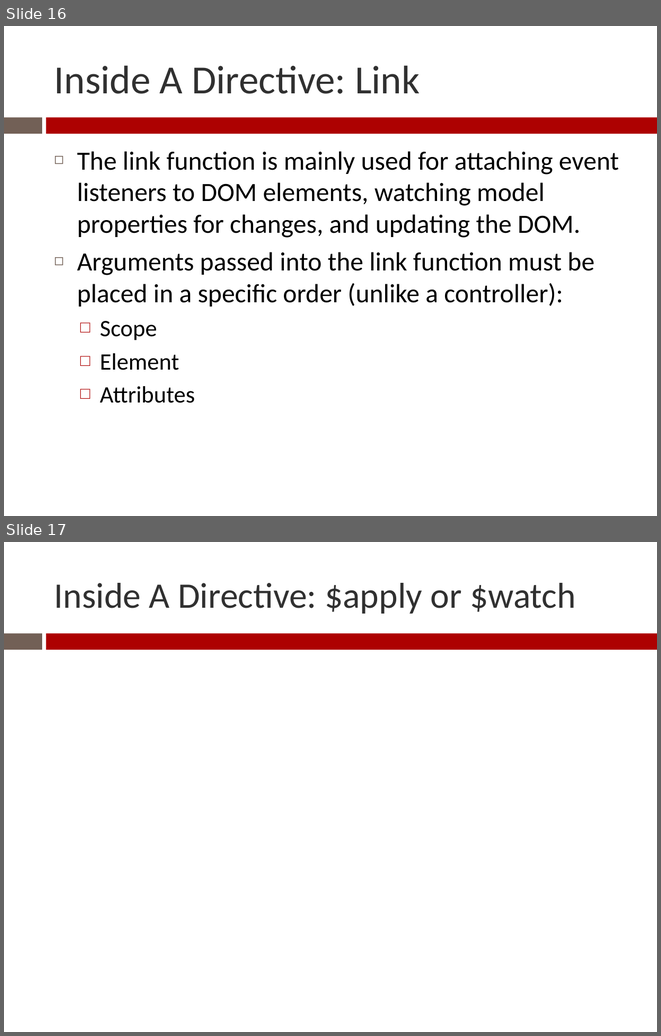
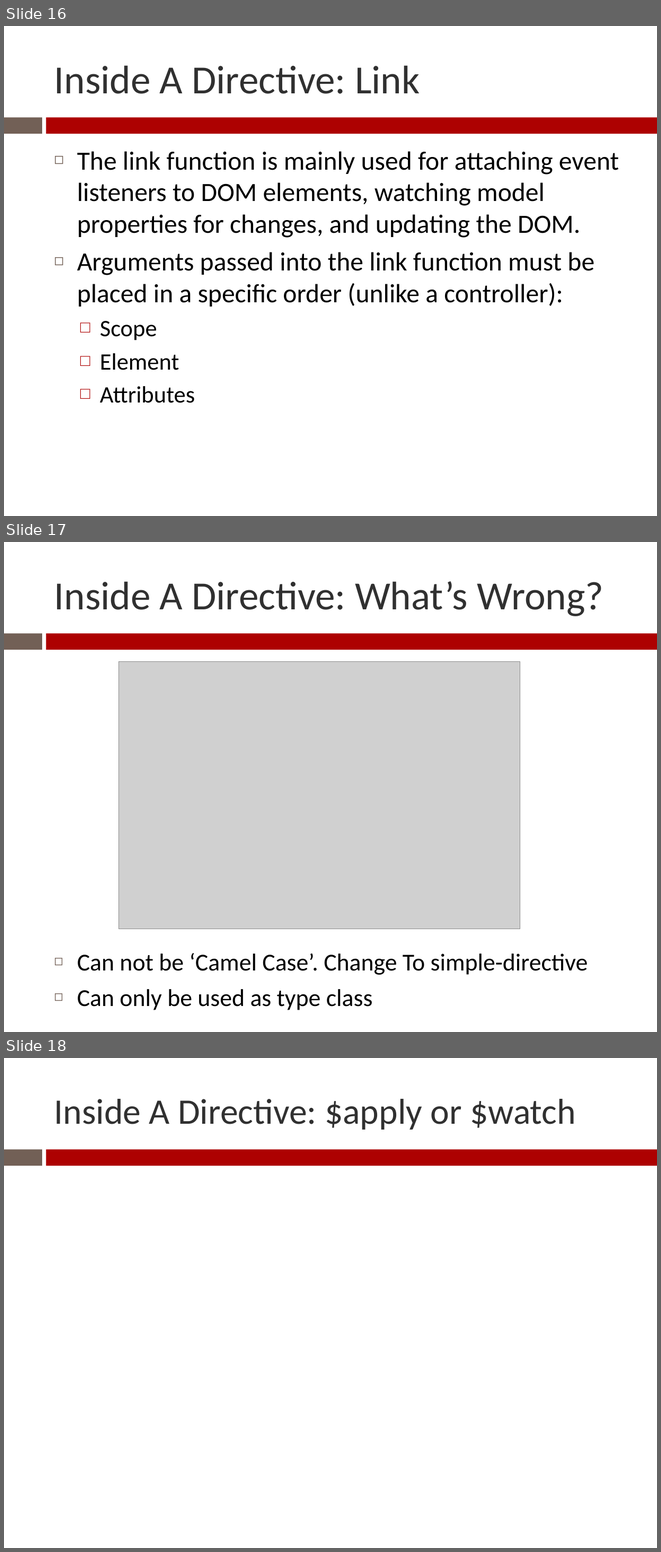
Before and after one commit to Zenitram-Oriaj/AngularJS_Directives, a slide deck: presentation/ajs_dir_presentation.pptx. Shown one above the other, each under a label of ours: slides 16 and 17 before the commit, slides 16, 17 and 18 after it. The pictures are 661x1036 and 661x1552 pixels, drawn with LibreOffice and Linux fonts; fonts in the diff are those of the drawing; grey boxes stand for pictures. Boxes give left, top, right and bottom in pixels: in the first picture for what was removed or moved away, otherwise in the second. Text is boxed around its words. In the diff, an @@ line names an element or a change of style, - is before the commit and + after.

```diff
--- a/presentation/ajs_dir_presentation.pptx
+++ b/presentation/ajs_dir_presentation.pptx
@@ slide 17 added at bbox=[4, 542, 657, 1032], background #FFFFFF; not listed: 2 template elements that a slide beside it also shows @@
@@ title added at bbox=[54, 581, 603, 616], 44 pt, text #303030 @@
+Inside A Directive: What’s Wrong?
@@ picture added at bbox=[119, 661, 520, 928] @@
@@ text added at bbox=[77, 953, 588, 1010], 26.8 pt, text #000000 @@
+◻ Can not be ‘Camel Case’. Change To simple-directive
+◻ Can only be used as type class
@@ what was slide 17 is now slide 18 @@
```
Also in this commit, not shown: 4 slides changed, 1 slide removed, 25 other files.
